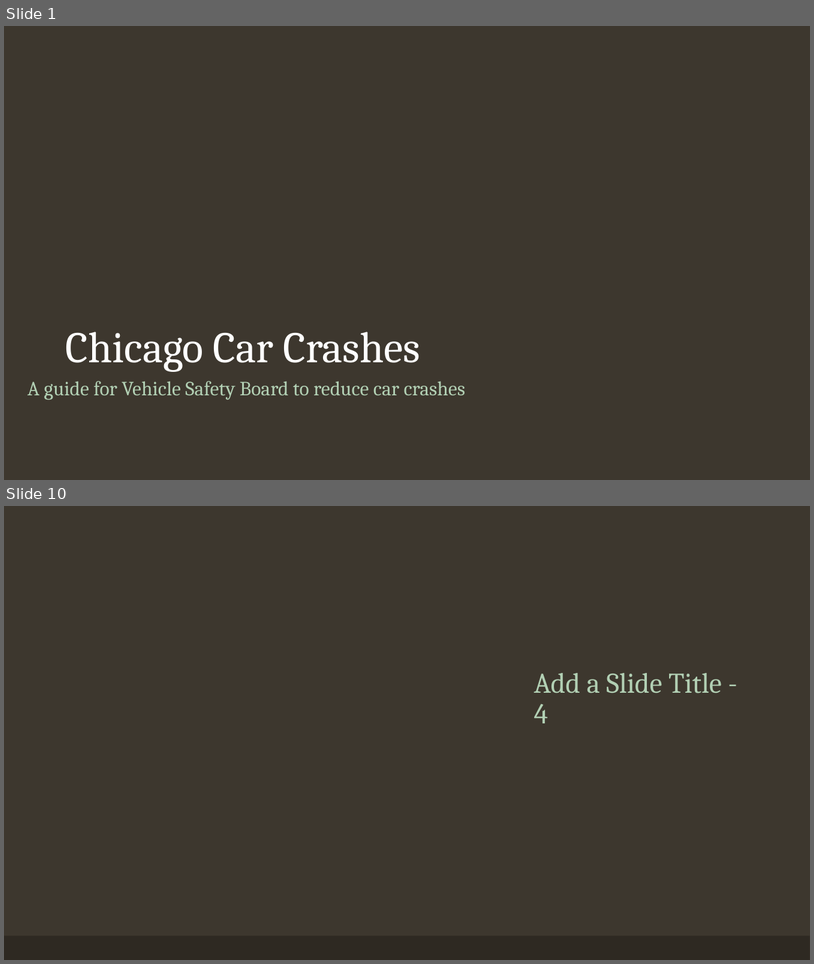
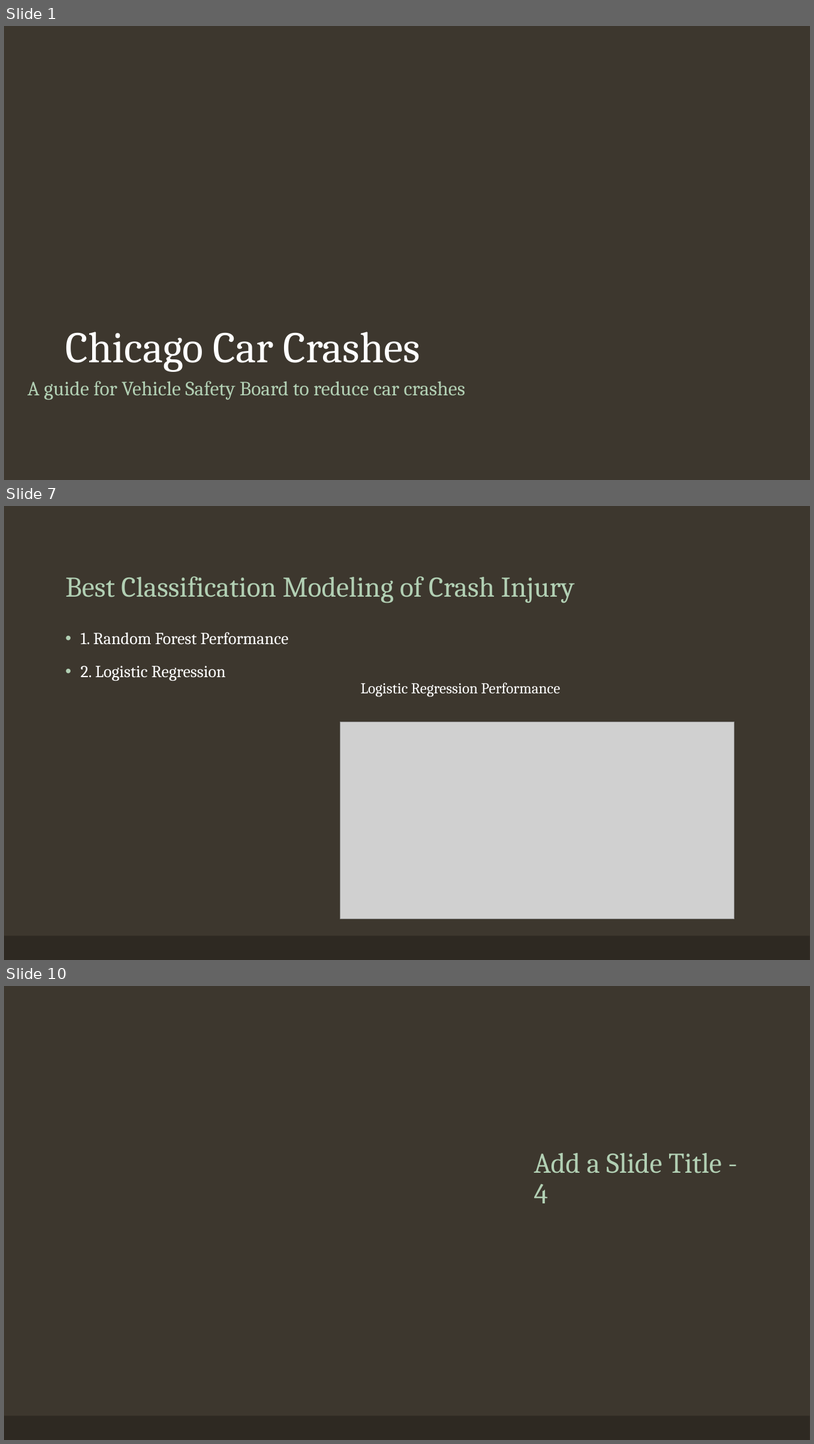
Before and after one commit to vinayakmodgil/Car-crash-prediction-in-Chicago, a slide deck: chicago.pptm. Shown one above the other, each under a label of ours: slides 1 and 10 before the commit, slides 1, 7 and 10 after it; the slides between them are not shown. The pictures are 814x964 and 814x1444 pixels, drawn with LibreOffice and Linux fonts; fonts in the diff are those of the drawing; grey boxes stand for pictures; background and template pictures are left out. Boxes give left, top, right and bottom in pixels: in the first picture for what was removed or moved away, otherwise in the second. Text is boxed around its words. In the diff, an @@ line names an element or a change of style, - is before the commit and + after.

```diff
--- a/chicago.pptm
+++ b/chicago.pptm
@@ slide 7 added at [4,506,810,960], background #3D372E; not listed: 1 template element that a slide beside it also shows @@
@@ title added at [65,576,575,603], 34 pt, text #B2D0B4 @@
+Best Classification Modeling of Crash Injury
@@ text added at [81,632,289,681], 20 pt, text #FFFFFF @@
+• 1. Random Forest Performance
+• 2. Logistic Regression
@@ text added at [361,682,561,697], 18 pt, text #FFFFFF @@
+Logistic Regression Performance
@@ picture added at [341,722,735,919] @@
```
Also in this commit, not shown: 1 slide changed, 6 other slides added, 7 slides removed, 1 other file.
